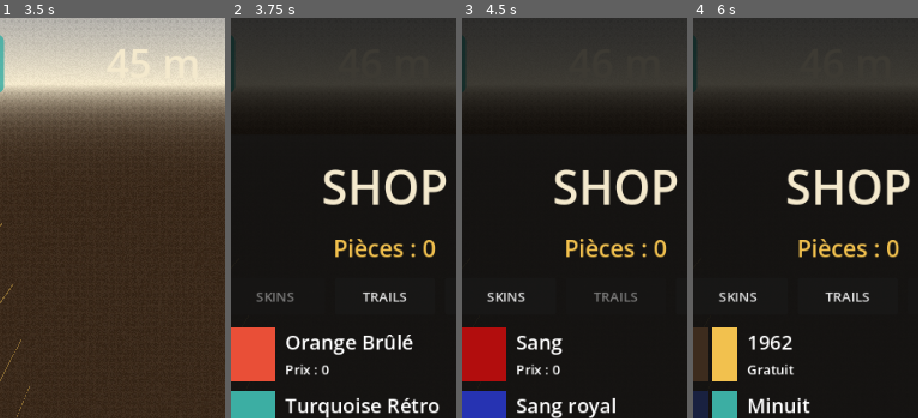
Above: before the commit, frames 1-4 (left to right).
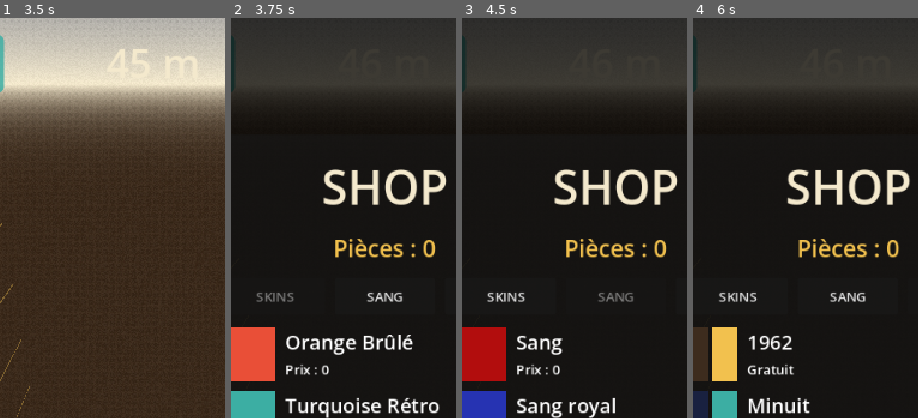
Above: after the commit, the same moments.

Repository: quvntvn/Hyperdive
Game: Godot game, scene res://scenes/game/main_game.tscn
The game is run twice, just before and just after one commit, with the same random seed, the same clock (stepped at 60 frames per second) and the same inputs. This scene is started directly instead of the project's main scene.
Inputs (mouse positions are % of the whole screen's width and height, from its top left):
- Up to frame 1 (3.5 s): tap Enter at 0.5 s; move the mouse to (45, 70) at 0.52 s; hold D (move_right) 0.53-1.25 s; tap 1 at 0.6 s; click (45, 70) at 0.67 s; drag from (80, 65) to (45, 70) at 1.27 s; move the mouse to (20, 35) at 2.02 s; hold A (move_left) 2.03-2.75 s; tap 3 at 2.1 s; drag from (55, 50) to (20, 35) at 2.77 s
- Up to frame 2 (3.75 s): move the mouse to (35, 25) at 3.52 s; hold S from 3.53 s (still down); tap 2 at 3.6 s
- Up to frame 3 (4.5 s): release S at 4.25 s; click "TRAILS" (after the commit: "SANG") at 4.25 s
- Up to frame 4 (6 s): click "SKINS" at 5 s; click "THÈMES" at 5.75 s
The pictures show only the part of the screen within x 16-66%, y 0-50%; the shares and areas given below are measured in that part.

Frame 1 is identical in both runs. In frame 2, 0.3% of the frame differs, in the area x 58-79%, y 68-71%; in frame 3, 0.3%; in frame 4, 0.3%.

Commit message:
feat(shop): onglet renommé SANG
Co-Authored-By: Claude Sonnet 4.6 <noreply@anthropic.com>

Diff:
--- a/hyperdive/scenes/ui/shop_screen.tscn
+++ b/hyperdive/scenes/ui/shop_screen.tscn
@@ -57,7 +57,7 @@
 
 [node name="TrailsCatBtn" type="Button" parent="ShopPanel/Layout/CategoryButtons"]
 custom_minimum_size = Vector2(120.0, 44.0)
-text = "TRAILS"
+text = "SANG"
 
 [node name="ThemesCatBtn" type="Button" parent="ShopPanel/Layout/CategoryButtons"]
 custom_minimum_size = Vector2(120.0, 44.0)
